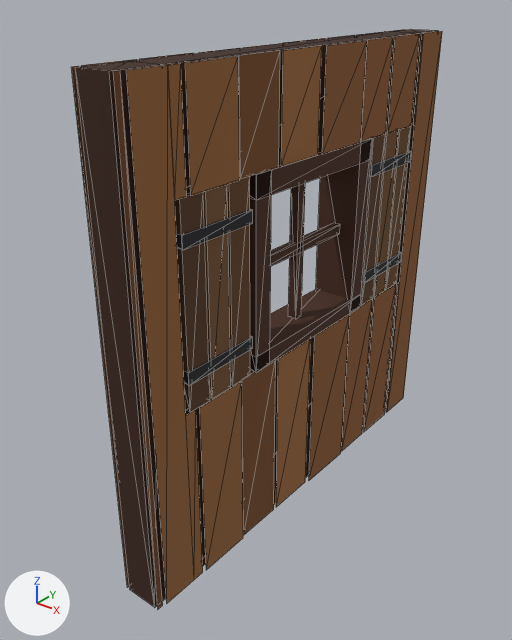
Renders of the glTF model houses/wall-timber-window-shutters.glb from each side of a commit.
Camera for both pictures: a 50 mm camera at (1.272, -1.165, 1.116) aimed at (0.401, -0.076, 0.441). The lights are fixed; the arrows at lower left show +X, +Y and +Z. The first picture is the older version. Mesh edges are drawn as thin lines. Vertices at exactly the same position are counted once.

The first picture shows 'wall-timber-window-shutters'.
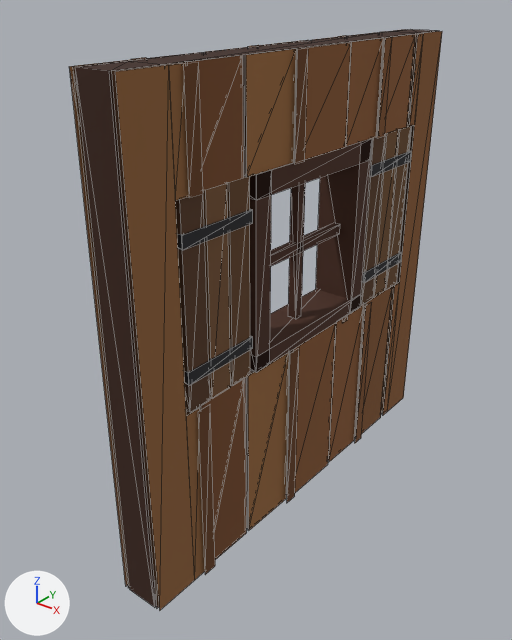
What differs and where, as boxes (x1, y1, x2, y2) in the pictures (512 x 640 px):
'wall-timber-window-shutters', reshaped
    before: (71, 29, 442, 609)
    after: (69, 29, 442, 610)
part 1 of me_wall_timber_window_shutters, rebuilt (15% wider)
    before: (126, 63, 203, 603)
    after: (116, 63, 205, 610)
part 2 of me_wall_timber_window_shutters, rebuilt
    before: (82, 59, 137, 66)
    after: (69, 59, 139, 586)
part 3 of me_wall_timber_window_shutters, rebuilt
    before: (309, 314, 350, 481)
    after: (294, 323, 336, 493)
part 4 of me_wall_timber_window_shutters, rebuilt (mostly hidden afterwards)
    before: (276, 339, 311, 507)
    after: (287, 349, 294, 473)
part 5 of me_wall_timber_window_shutters, rebuilt (20% wider)
    before: (242, 361, 276, 535)
    after: (248, 352, 289, 530)
part 6 of me_wall_timber_window_shutters, rebuilt (7% wider)
    before: (200, 382, 243, 570)
    after: (201, 378, 247, 560)
part 7 of me_wall_timber_window_shutters, rebuilt
    before: (113, 71, 163, 609)
    after: (112, 63, 197, 608)
part 8 of me_wall_timber_window_shutters, rebuilt
    before: (71, 66, 130, 587)
    after: (73, 59, 143, 588)
part 9 of me_wall_timber_window_shutters, rebuilt
    before: (388, 34, 420, 133)
    after: (385, 34, 416, 134)
part 10 of me_wall_timber_window_shutters, rebuilt (18% wider)
    before: (361, 37, 393, 141)
    after: (346, 38, 384, 146)
part 11 of me_wall_timber_window_shutters, rebuilt
    before: (322, 41, 367, 154)
    after: (303, 43, 351, 160)
part 12 of me_wall_timber_window_shutters, rebuilt
    before: (283, 38, 325, 44)
    after: (258, 40, 308, 47)
part 13 of me_wall_timber_window_shutters, rebuilt (21% wider)
    before: (239, 51, 280, 179)
    after: (246, 49, 296, 177)
part 14 of me_wall_timber_window_shutters, rebuilt
    before: (185, 57, 240, 195)
    after: (188, 56, 244, 191)
part 15 of me_wall_timber_window_shutters, rebuilt
    before: (140, 53, 193, 60)
    after: (146, 52, 202, 59)
part 16 of me_wall_timber_window_shutters, rebuilt
    before: (364, 284, 397, 431)
    after: (362, 286, 393, 433)
part 17 of me_wall_timber_window_shutters, rebuilt (12% wider)
    before: (342, 299, 373, 451)
    after: (329, 304, 364, 462)
part 18 of me_wall_timber_window_shutters, built on
    before: (243, 34, 423, 413)
    after: (131, 29, 439, 575)

Edits to the bpy script that builds the scene:
```text
Change me_wall_timber_window_shutters:
    remove me_wall_timber_window_shutters.from_pydata(...)  # 288 vertices, 316 faces; spans x 0.4..0.5, y -0.5..0.5, z 0.0..1.0
    add me_wall_timber_window_shutters.from_pydata(...)  # 440 vertices, 396 faces; spans x 0.394..0.506, y -0.5..0.5, z 0.0..1.0
    me_wall_timber_window_shutters part 1: the loose piece of 10 vertices spanning x 0.497, y -0.479..-0.373, z 0.0..1.0 is rebuilt with 10 vertices and now spans x 0.499, y -0.5..-0.364, z 0.0..1.0
    me_wall_timber_window_shutters part 2: the loose piece of 10 vertices spanning x 0.403, y -0.479..-0.373, z 0.0..1.0 is rebuilt with 10 vertices and now spans x 0.401, y -0.5..-0.364, z 0.0..1.0
    me_wall_timber_window_shutters part 3: the loose piece of 4 vertices spanning x 0.5, y 0.008..0.153, z 0.0..0.4 is rebuilt with 4 vertices and now spans x 0.5, y -0.072..0.093, z 0.0..0.4
    me_wall_timber_window_shutters part 4: the loose piece of 4 vertices spanning x 0.495, y -0.119..0.0, z 0.0..0.4 is rebuilt with 4 vertices and now spans x 0.491, y -0.072..0.093, z 0.0..0.4
    me_wall_timber_window_shutters part 5: the loose piece of 4 vertices spanning x 0.495, y -0.236..-0.127, z 0.0..0.4 is rebuilt with 4 vertices and now spans x 0.495, y -0.219..-0.08, z 0.0..0.4
    me_wall_timber_window_shutters part 6: the loose piece of 4 vertices spanning x 0.499, y -0.365..-0.244, z 0.0..0.4 is rebuilt with 4 vertices and now spans x 0.495, y -0.356..-0.227, z 0.0..0.4
    me_wall_timber_window_shutters part 7: the loose piece of 4 vertices spanning x 0.494, y -0.5..-0.487, z 0.0..1.0 is rebuilt with 10 vertices and now spans x 0.491, y -0.5..-0.364, z 0.0..1.0
    me_wall_timber_window_shutters part 8: the loose piece of 4 vertices spanning x 0.406, y -0.5..-0.487, z 0.0..1.0 is rebuilt with 10 vertices and now spans x 0.409, y -0.5..-0.364, z 0.0..1.0
    me_wall_timber_window_shutters part 9: the loose piece of 4 vertices spanning x 0.497, y 0.272..0.385, z 0.8..1.0 is rebuilt with 4 vertices and now spans x 0.497, y 0.232..0.365, z 0.8..1.0
    me_wall_timber_window_shutters part 10: the loose piece of 4 vertices spanning x 0.497, y 0.161..0.264, z 0.8..1.0 is rebuilt with 4 vertices and now spans x 0.497, y 0.101..0.224, z 0.8..1.0
    me_wall_timber_window_shutters part 11: the loose piece of 4 vertices spanning x 0.5, y 0.008..0.153, z 0.8..1.0 is rebuilt with 4 vertices and now spans x 0.5, y -0.072..0.093, z 0.8..1.0
    me_wall_timber_window_shutters part 12: the loose piece of 4 vertices spanning x 0.4, y 0.008..0.153, z 0.8..1.0 is rebuilt with 4 vertices and now spans x 0.4, y -0.072..0.093, z 0.8..1.0
    me_wall_timber_window_shutters part 13: the loose piece of 4 vertices spanning x 0.495, y -0.236..-0.127, z 0.8..1.0 is rebuilt with 4 vertices and now spans x 0.495, y -0.219..-0.08, z 0.8..1.0
    me_wall_timber_window_shutters part 14: the loose piece of 4 vertices spanning x 0.499, y -0.365..-0.244, z 0.8..1.0 is rebuilt with 4 vertices and now spans x 0.495, y -0.356..-0.227, z 0.8..1.0
    me_wall_timber_window_shutters part 15: the loose piece of 4 vertices spanning x 0.401, y -0.365..-0.244, z 0.8..1.0 is rebuilt with 4 vertices and now spans x 0.405, y -0.356..-0.227, z 0.8..1.0
    me_wall_timber_window_shutters part 16: the loose piece of 4 vertices spanning x 0.497, y 0.272..0.385, z 0.0..0.4 is rebuilt with 4 vertices and now spans x 0.497, y 0.232..0.365, z 0.0..0.4
    me_wall_timber_window_shutters part 17: the loose piece of 4 vertices spanning x 0.497, y 0.161..0.264, z 0.0..0.4 is rebuilt with 4 vertices and now spans x 0.497, y 0.101..0.224, z 0.0..0.4
    me_wall_timber_window_shutters part 18: 8 vertices moved from x 0.402..0.498, y 0.393, z 0.0..1.0 to x 0.402..0.498, y 0.373, z 0.0..1.0; 8 vertices removed from x 0.405..0.495, y -0.119..0.0, z 0.8..1.0; 148 vertices added at x 0.394..0.506, y -0.376..0.496, z 0.0..1.0
    other edits to the shape of me_wall_timber_window_shutters do not show in these pictures
```
